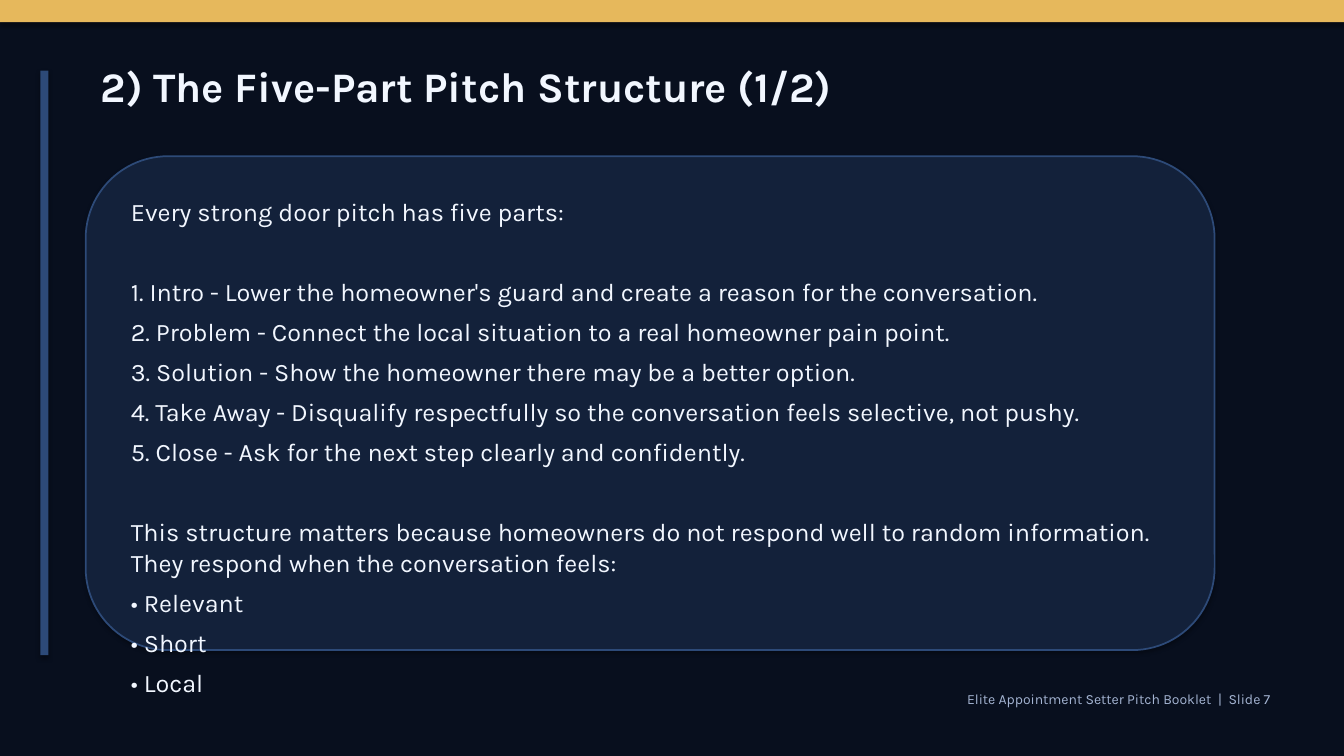
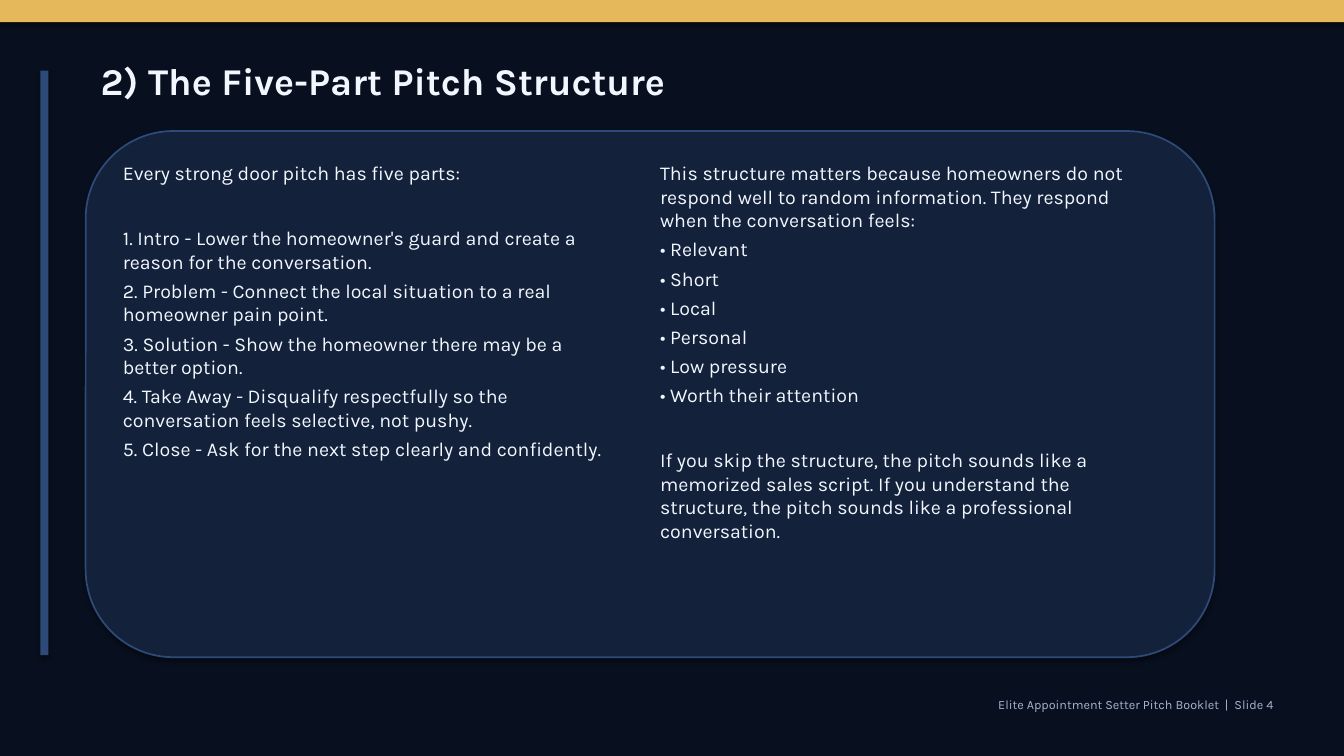
Before and after one commit to rvargas112902-ship-it/Solar-project, a slide deck: slide 4 of deliverables/APPOINTMENT_SETTER_HANDBOOK_ELITE_DECK.pptx (slide 7 before the commit). Drawn at 1344x756 pixels with LibreOffice and Linux fonts; fonts in the diff are those of the drawing. Boxes give left, top, right and bottom in pixels: in the first picture for what was removed or moved away, otherwise in the second. Text is boxed around its words. In the diff, an @@ line names an element or a change of style, - is before the commit and + after.

```diff
--- a/deliverables/APPOINTMENT_SETTER_HANDBOOK_ELITE_DECK.pptx
+++ b/deliverables/APPOINTMENT_SETTER_HANDBOOK_ELITE_DECK.pptx
@@ text at (x1=101, y1=66, x2=665, y2=100): text changed; size 30 to 27 pt @@
-2) The Five-Part Pitch Structure (1/2)
+2) The Five-Part Pitch Structure
@@ rounded rectangle resized from (x1=86, y1=156, x2=1215, y2=650) to (x1=86, y1=131, x2=1215, y2=657) @@
@@ text "Every strong door pitch has ..." moved from (x1=131, y1=203, x2=1149, y2=613) to (x1=123, y1=166, x2=601, y2=461) @@
@@ text "Every strong door pitch has ..." at (x1=123, y1=166, x2=601, y2=461): size 18 to 14 pt; less space between paragraphs @@
@@ text added at (x1=660, y1=166, x2=1123, y2=539), 14 pt, text #F2F7FF @@
+This structure matters because homeowners do not respond well to random information. They respond when the conversation feels:
+• Relevant
+• Short
+• Local
+• Personal
+• Low pressure
+• Worth their attention
+If you skip the structure, the pitch sounds like a memorized sales script. If you understand the structure, the pitch sounds like a professional conversation.
@@ text at (x1=131, y1=523, x2=1149, y2=613): paragraphs removed @@
-This structure matters because homeowners do not respond well to random information. They respond when the conversation feels:
-• Relevant
-• Short
-• Local
@@ text at (x1=998, y1=700, x2=1273, y2=712): text changed; size 10 to 9 pt @@
-Elite Appointment Setter Pitch Booklet | Slide 7
+Elite Appointment Setter Pitch Booklet | Slide 4
```
Also in this commit, not shown: 78 other slides changed, 58 slides removed.
